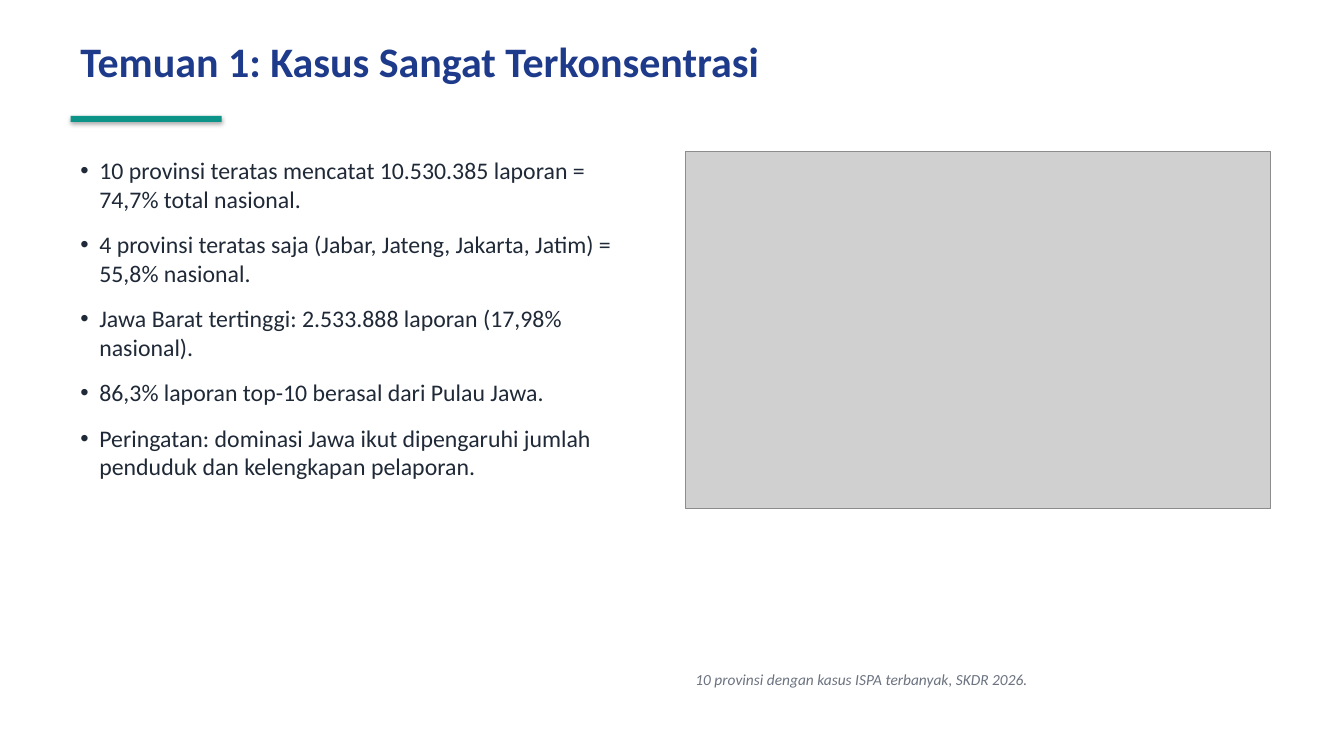
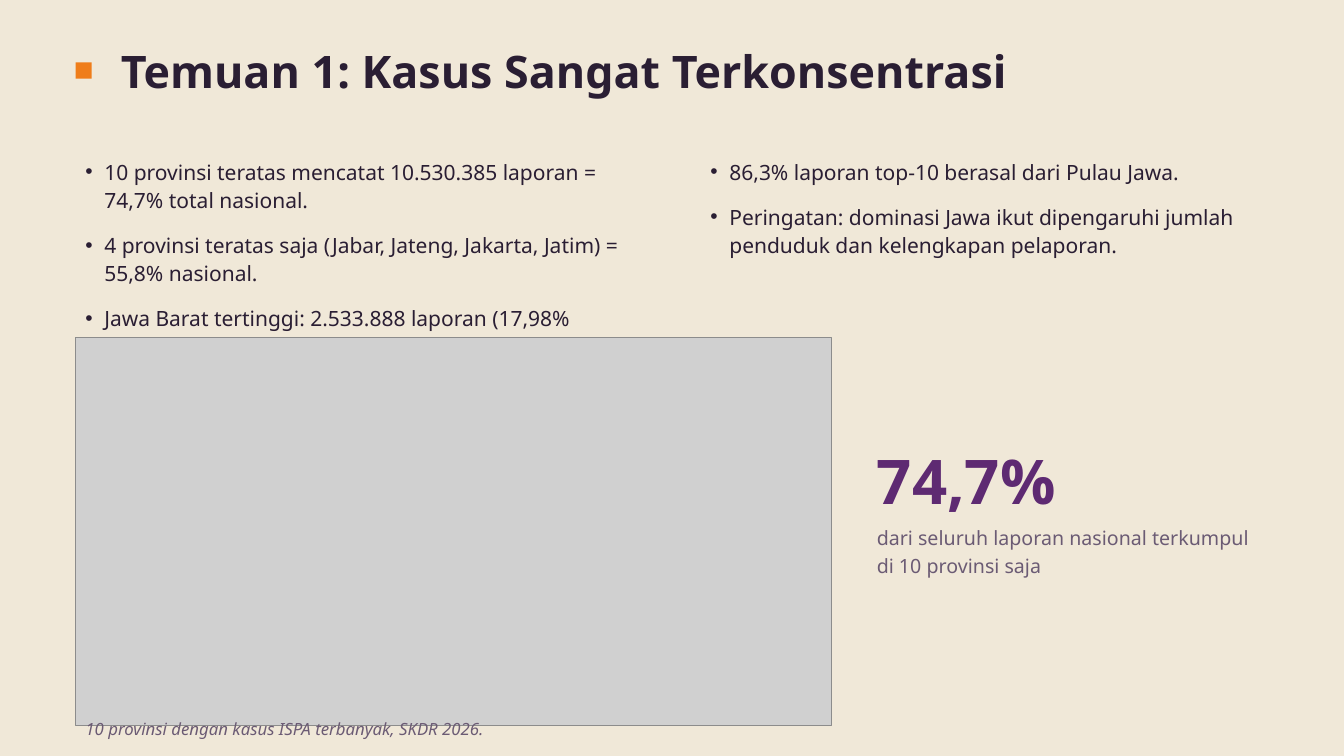
Before and after one commit to baghizash/ispa-indonesia-2026-analysis, a slide deck: slide 4 of Portofolio-Analisis-ISPA-Indonesia.pptx. Drawn at 1344x756 pixels with LibreOffice and Linux fonts; fonts in the diff are those of the drawing; grey boxes stand for pictures. Boxes give left, top, right and bottom in pixels: in the first picture for what was removed or moved away, otherwise in the second. Text is boxed around its words. In the diff, an @@ line names an element or a change of style, - is before the commit and + after.

```diff
--- a/Portofolio-Analisis-ISPA-Indonesia.pptx
+++ b/Portofolio-Analisis-ISPA-Indonesia.pptx
@@ background #FFFFFF to #F0E8D8 @@
@@ text "Temuan 1: Kasus Sangat Terkonsentrasi": place and size @@
-text "Temuan 1: Kasus Sangat Terkonsentrasi" at (80, 47, 758, 84)
+text "Temuan 1: Kasus Sangat Terkonsentrasi" at (121, 54, 1007, 99)
@@ text "Temuan 1: Kasus Sangat Terkonsentrasi" at (121, 54, 1007, 99): size 30 to 32 pt, font Calibri to Noto Sans, text colour #1E3A8A to #2A1E33; less space between paragraphs @@
@@ rectangle added at (76, 63, 92, 79), fill #EF7D1A @@
@@ rectangle removed at (71, 116, 222, 122) @@
@@ text "10 provinsi teratas mencatat 10.530.385 ..." at (104, 164, 600, 338): size 17 to 15 pt, font Calibri to Noto Sans, text colour #1F2937 to #2A1E33; line spacing 1 to 1.12 @@
@@ picture removed at (686, 151, 1270, 508) @@
@@ text added at (729, 164, 1233, 258), 15 pt, text #2A1E33 @@
+• 86,3% laporan top-10 berasal dari Pulau Jawa.
+• Peringatan: dominasi Jawa ikut dipengaruhi jumlah penduduk dan kelengkapan pelaporan.
@@ picture added at (76, 338, 832, 726) @@
@@ text at (99, 384, 591, 479): paragraphs removed @@
-• 86,3% laporan top-10 berasal dari Pulau Jawa.
-• Peringatan: dominasi Jawa ikut dipengaruhi jumlah penduduk dan kelengkapan pelaporan.
@@ text added at (877, 459, 1249, 578), 14 pt, text #6B5B74 @@
+74,7%
+dari seluruh laporan nasional terkumpul di 10 provinsi saja
@@ text "10 provinsi dengan kasus ISPA ...": place and size @@
-text "10 provinsi dengan kasus ISPA ..." at (695, 674, 1027, 688)
+text "10 provinsi dengan kasus ISPA ..." at (85, 722, 483, 739)
@@ text "10 provinsi dengan kasus ISPA ..." at (85, 722, 483, 739): size 11 to 12 pt, font Calibri to Noto Sans, text colour #6B7280 to #6B5B74; less space between paragraphs @@
```
Also in this commit, not shown: 9 other slides changed.
